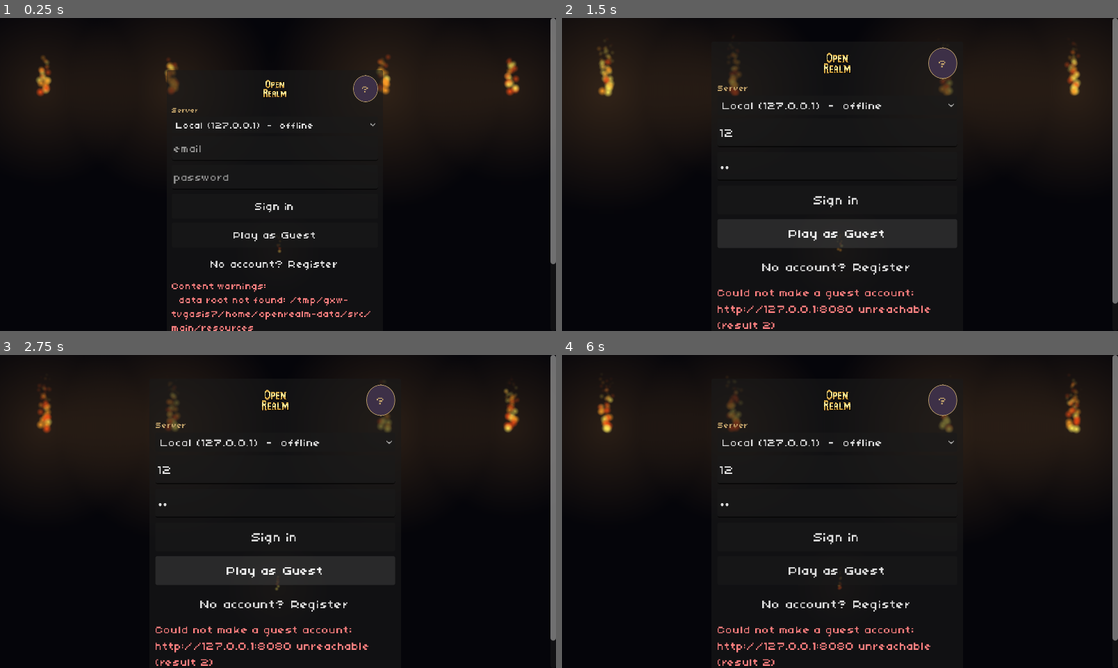
Above: before the commit, frames 1-4 (two rows, left to right).
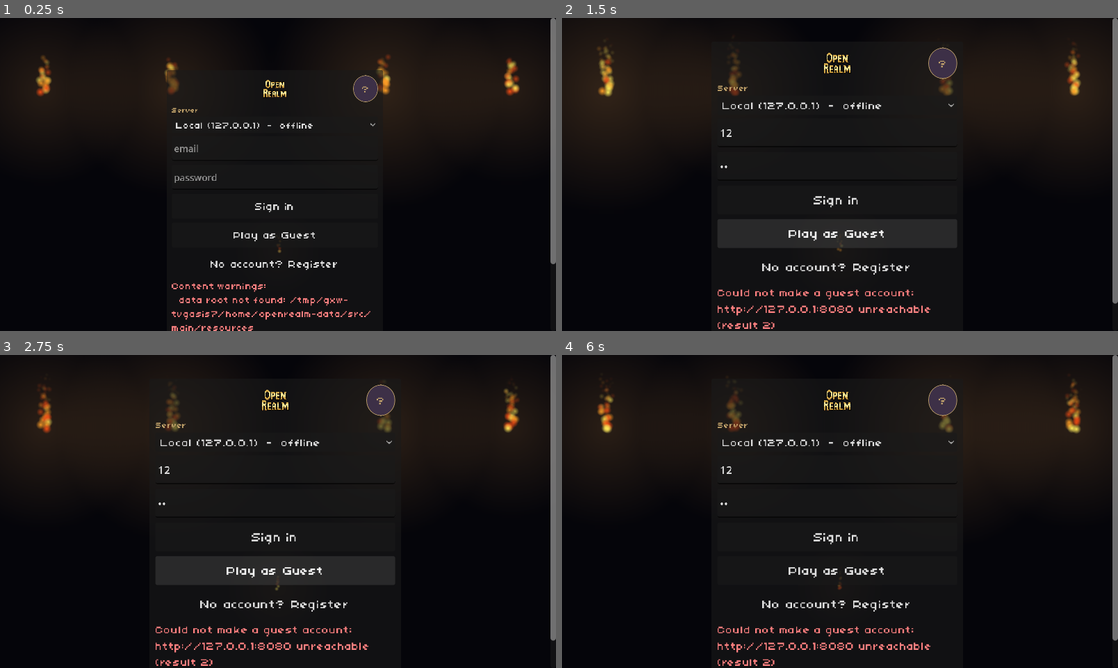
Above: after the commit, the same moments.

Repository: ruusey/openrealm-godot-client
Game: Godot game, scene res://scenes/main.tscn
The game is run twice, just before and just after one commit, with the same random seed, the same clock (stepped at 60 frames per second) and the same inputs.
Inputs (mouse positions are in pixels of both pictures, inside the frame that each line leads up to):
- Up to frame 1 (0.25 s): no input
- Up to frame 2 (1.5 s): click (840, 149) at 0.52 s; type "12" at 0.6 s; click (840, 177) at 0.75 s; type "12" at 0.83 s; click "Play as Guest" at 1.25 s
- Up to frame 3 (2.75 s): click "Play as Guest" at 2 s
- Up to frame 4 (6 s): click "?" at 2.75 s; click "Local (127.0.0.1) - offline" at 3.5 s; click "Sign in" at 4.25 s; click "No account? Register" at 5 s; click "X" at 5.75 s

The runs differ from the first frame. In frame 1, 0.2% of the frame differs, in the area x 31-42%, y 40-53%; in frame 2, less than 0.1%; in frame 3, less than 0.1%; in frame 4, less than 0.1%.

Commit message:
Phone menu items, loot window on screen, Open Sans for inputs and non-ASCII fallback

Diff:
--- a/assets/fonts/game_font.tres
+++ b/assets/fonts/game_font.tres
@@ -1,10 +1,9 @@
 [gd_resource type="FontVariation" load_steps=3 format=3]
 
 [ext_resource type="FontFile" path="res://assets/fonts/oryx-simplex.ttf" id="1_oryx"]
-
-[sub_resource type="SystemFont" id="SystemFont_fallback"]
+[ext_resource type="FontFile" path="res://assets/fonts/open-sans-semibold.woff2" id="2_text"]
 
 [resource]
-fallbacks = Array[Font]([SubResource("SystemFont_fallback")])
+fallbacks = Array[Font]([ExtResource("2_text")])
 base_font = ExtResource("1_oryx")
 spacing_space = -5
--- /dev/null
+++ b/assets/fonts/ui_theme.tres
@@ -0,0 +1,7 @@
+[gd_resource type="Theme" load_steps=2 format=3]
+
+[ext_resource type="FontFile" path="res://assets/fonts/open-sans-semibold.woff2" id="1_text"]
+
+[resource]
+LineEdit/fonts/font = ExtResource("1_text")
+TextEdit/fonts/font = ExtResource("1_text")
--- a/project.godot
+++ b/project.godot
@@ -37,6 +37,7 @@
 
 [gui]
 
+theme/custom="res://assets/fonts/ui_theme.tres"
 theme/custom_font="res://assets/fonts/game_font.tres"
 
 [input]
--- a/scripts/ui/dialogue_prompt.gd
+++ b/scripts/ui/dialogue_prompt.gd
@@ -13,10 +13,13 @@
 const WIDTH := 520.0
 const HEADER_SIZE := 18
 const BODY_SIZE := 14
+## On a phone the tip sits between the vitals and Menu when this fits there.
+const PHONE_MIN_WIDTH := 280.0
 
 var state: RealmState
 var content: GameData
 
+var _top: CenterContainer
 var _panel: PanelContainer
 var _header: Label
 var _body: Label
@@ -36,11 +39,11 @@
 	# Above the world, alongside the realm banner (which sits at the very top).
 	layer = 11
 	visible = false
-	var top := CenterContainer.new()
-	top.set_anchors_preset(Control.PRESET_TOP_WIDE)
-	top.offset_top = MARGIN_TOP
-	top.mouse_filter = Control.MOUSE_FILTER_IGNORE
-	add_child(top)
+	_top = CenterContainer.new()
+	_top.set_anchors_preset(Control.PRESET_TOP_WIDE)
+	_top.offset_top = MARGIN_TOP
+	_top.mouse_filter = Control.MOUSE_FILTER_IGNORE
+	add_child(_top)
 	_panel = PanelContainer.new()
 	_panel.custom_minimum_size = Vector2(WIDTH, 0)
 	_panel.mouse_filter = Control.MOUSE_FILTER_IGNORE
@@ -51,7 +54,7 @@
 	style.set_corner_radius_all(8)
 	style.set_content_margin_all(12)
 	_panel.add_theme_stylebox_override("panel", style)
-	top.add_child(_panel)
+	_top.add_child(_panel)
 	var column := VBoxContainer.new()
 	column.add_theme_constant_override("separation", 4)
 	column.mouse_filter = Control.MOUSE_FILTER_IGNORE
@@ -103,7 +106,29 @@
 		_header.visible = _header.text != ""
 		_body.text = String(trigger.get("text", ""))
 		_body.visible = _body.text != ""
+	if PhoneLayout.on:
+		_fit_phone()
 	visible = true
+
+
+## Clear of the Menu, Bag and Chat column: between it and the vitals, or
+## under the map and the stars when that gap is too narrow.
+func _fit_phone() -> void:
+	var screen := TouchScale.view_size(_top)
+	var left := PhoneLayout.MARGIN + PhoneLayout.VITALS_WIDTH + PhoneLayout.GAP
+	var right := PhoneLayout.buttons_at(screen).x - PhoneLayout.GAP
+	var width := minf(WIDTH, right - left)
+	_top.set_anchors_preset(Control.PRESET_TOP_LEFT)
+	if width >= PHONE_MIN_WIDTH:
+		_top.position = Vector2(left, PhoneLayout.MARGIN)
+		_top.size = Vector2(right - left, 0.0)
+	else:
+		width = minf(WIDTH, screen.x - PhoneLayout.MARGIN * 2.0)
+		_top.position = Vector2(PhoneLayout.MARGIN, PhoneLayout.under_map() + PhoneLayout.CHIP_ROW * 2.0)
+		_top.size = Vector2(screen.x - PhoneLayout.MARGIN * 2.0, 0.0)
+	_panel.custom_minimum_size.x = width
+	_header.custom_minimum_size.x = width - 24.0
+	_body.custom_minimum_size.x = width - 24.0
 
 
 ## The index of the trigger the player is inside, skipping spent `once` ones, or -1.
--- a/scripts/ui/how_to_controls.gd
+++ b/scripts/ui/how_to_controls.gd
@@ -12,7 +12,7 @@
 
 const KEY_COLOUR := "#ffe9a8"
 const KEY_BACK := "#2a2430"
-const REBIND := "Keys can be rebound under [b]Esc → Options → Controls[/b]."
+const REBIND := "Keys can be rebound under [b]Esc > Options > Controls[/b]."
 
 
 ## [what, keys] in the order the table lists them: the touch buttons with
--- a/scripts/ui/hud_widgets.gd
+++ b/scripts/ui/hud_widgets.gd
@@ -13,6 +13,8 @@
 const TEXT_SIZE := 12
 const CAPTION := Color(0.7, 0.7, 0.75)
 const STAR_GOLD := Color("ffd34d")
+## The plain font, for prose and anything typed: the game font has ASCII only.
+const TEXT_FONT := preload("res://assets/fonts/open-sans-semibold.woff2")
 
 ## Cached star textures, keyed by size and colour.
 static var _star_icons := {}
--- a/scripts/ui/loot_window.gd
+++ b/scripts/ui/loot_window.gd
@@ -14,6 +14,8 @@
 const CHEST_REACH := 32.0
 const CHEST_COLUMNS := 5
 const VAULT_OBJECTIVE := "STORE_IN_VAULT"
+## Beside the bag only while that leaves it at least this big; else over the bag.
+const MIN_BESIDE_SCALE := 0.75
 
 var state: RealmState
 var content: GameData
@@ -108,10 +110,22 @@
 		_rescan()
 	if not visible:
 		return
-	_root.position = at.call()
-	PanelFit.shrink(_root, Vector2.ZERO)   # about its top-left, where it is pinned
+	_place()
 	if _tooltip.visible:
 		_tooltip.follow(_root.get_global_mouse_position())
+
+
+## Pinned by its top-left and shrunk to the screen left of and below that
+## corner, not to the whole screen: a phone's bag leaves little room beside it.
+func _place() -> void:
+	var view := TouchScale.view_size(_root)
+	var corner: Vector2 = at.call()
+	var room := view - corner - Vector2.ONE * PanelFit.MARGIN
+	if PanelFit.factor(_root.size, room) < MIN_BESIDE_SCALE:
+		corner.x = PanelFit.MARGIN
+		room = view - corner - Vector2.ONE * PanelFit.MARGIN
+	_root.position = corner
+	PanelFit.shrink(_root, Vector2.ZERO, PanelFit.MARGIN, room)
 
 
 ## Re-finds the bag at the player's feet and refreshes the strip if it changed.
--- a/scripts/ui/quest_card.gd
+++ b/scripts/ui/quest_card.gd
@@ -53,7 +53,11 @@
 	category.size_flags_horizontal = Control.SIZE_EXPAND_FILL
 	line.add_child(category)
 	if int(quest.get("stars", 0)) > 0:
-		line.add_child(HudWidgets.label("★ %d" % int(quest.get("stars", 0)), 11, TagStyles.STAR_GOLD))
+		var star := TextureRect.new()
+		star.texture = HudWidgets.star_icon(11)
+		star.stretch_mode = TextureRect.STRETCH_KEEP_CENTERED
+		line.add_child(star)
+		line.add_child(HudWidgets.label(str(int(quest.get("stars", 0))), 11, TagStyles.STAR_GOLD))
 	column.add_child(_wrapped(String(quest.get("desc", "")), 13, Color("b9c2d4")))
 
 	for objective in quest.get("objectives", []):
--- a/scripts/ui/terms_gate.gd
+++ b/scripts/ui/terms_gate.gd
@@ -60,6 +60,8 @@
 	body.selection_enabled = true
 	body.focus_mode = Control.FOCUS_ALL
 	body.custom_minimum_size = Vector2(WIDTH - 24, BODY_HEIGHT)
+	body.add_theme_font_override("normal_font", HudWidgets.TEXT_FONT)
+	body.add_theme_font_override("bold_font", HudWidgets.TEXT_FONT)
 	body.add_theme_font_size_override("normal_font_size", 13)
 	body.add_theme_font_size_override("bold_font_size", 13)
 	body.add_theme_stylebox_override("normal", _box(Color(0.05, 0.04, 0.06), 8))
--- a/scripts/ui/terms_text.gd
+++ b/scripts/ui/terms_text.gd
@@ -9,7 +9,7 @@
 
 const TITLE := "Terms of Use & Privacy Policy"
 const SUBTITLE := "Please read the terms below. The I Agree button unlocks once you've scrolled to the end."
-const SCROLL_HINT := "Scroll down to read all terms ↓"
+const SCROLL_HINT := "Scroll down to read all terms"
 
 const BODY := """[color=#8a8078]Copyright © 2024–2026 Robert Usey <ruusey@gmail.com>. All Rights Reserved.[/color]
 
--- a/scripts/ui/touch_controls.gd
+++ b/scripts/ui/touch_controls.gd
@@ -35,8 +35,10 @@
 var _menu := TouchMenu.new()
 ## With the phone layout Menu, Bag and Chat sit by the map and Menu opens a grid.
 var _phone := PhoneLayout.on
-var _bar: PhoneBar
-var _phone_menu: PhoneMenu
+## Built with the layer, not in _ready: `link` fills the menu before the
+## screens join the tree.
+var _bar: PhoneBar = PhoneBar.new() if _phone else null
+var _phone_menu: PhoneMenu = PhoneMenu.new() if _phone else null
 var _open_chat := Callable()   # the Chat button's; wired by `link`
 var _escape := Callable()      # the Nexus button's; wired by `set_escape`
 var _companion := Callable()   # the companion button's; wired by `set_companion`
@@ -78,8 +80,6 @@
 	add_child(_cluster)
 	add_child(_menu)
 	if _phone:
-		_bar = PhoneBar.new()
-		_phone_menu = PhoneMenu.new()
 		_bar.menu.connect(_phone_menu.toggle)
 		_bar.bag.connect(func() -> void: inventory.toggle())
 		_bar.chat.connect(func() -> void: if _open_chat.is_valid(): _open_chat.call())
--- a/tests/visual/capture.gd
+++ b/tests/visual/capture.gd
@@ -129,7 +129,7 @@
 	stage.add_child(bag)
 	chat.avoid = bag.covered
 	# The chest at our feet: only for its scenario, as the bag is.
-	if scenario == "vault":
+	if scenario == "vault" or scenario.begins_with("phone_loot"):
 		var loot := LootWindow.new()
 		loot.setup(state, content, InventoryActions.new(state, null, content), bag.beside)
 		stage.add_child(loot)
@@ -226,7 +226,7 @@
 		stage.add_child(touch)
 		touch.pixel_ratio = 2.0
 		touch.enable(true)
-		bag.shown = scenario == "phone_bag"
+		bag.shown = scenario in ["phone_bag", "phone_loot_bag"]
 		var none := func() -> void: pass
 		touch.link([["Character", none], ["Skills", none], ["Quests", none], ["Leaderboard", none],
 			["Options", none], ["Companion", none]], chat.toggle_line)
--- a/tests/visual/scenarios.gd
+++ b/tests/visual/scenarios.gd
@@ -36,7 +36,7 @@
 
 static func names() -> Array:
 	return ["terrain", "entities", "ysort", "bullets", "collision", "overlap",
-		"walk_left", "walk_right", "walk_up", "walk_down", "walls" …(861 unchanged characters)… hone_menu", "phone_chat", "phone_map", "login_account", "wall_plus", "buy_fame", "buy_fame_waiting"]
+		"walk_left", "walk_right", "walk_up", "walk_down", "walls" …(861 unchanged characters)… hone_menu", "phone_chat", "phone_map", "phone_loot", "phone_loot_bag", "login_account", "wall_plus", "buy_fame", "buy_fame_waiting"]
 
 
 ## A second step, applied after the first rendered frame, for scenarios whose
@@ -116,6 +116,7 @@
 		"companions": _companions(state)
 		"phone_play", "phone_bag", "phone_menu", "phone_chat": _phone_play(state)
 		"phone_map": _minimap(state)
+		"phone_loot", "phone_loot_bag": _phone_loot(state)
 		"quest_complete": _quest_complete(state)
 		"trails": _trails(state)
 		"billboards": _billboards(state)
@@ -866,6 +867,14 @@
 	_said(state, "SYSTEM", "Mingau has entered the realm and this line is long enough to wrap")
 
 
+## A phone standing on a bag of three.
+static func _phone_loot(state: RealmState) -> void:
+	_phone_play(state)
+	state.apply_packet("LoadPacket", {"containers": [{"lootContainerId": 9, "tier": 1,
+		"isChest": false, "items": [_item(51), _item(846), _item(3012)],
+		"pos": {"x": state.local.position.x, "y": state.local.position.y}}]})
+
+
 ## Two companions on the bench, one out, with gear, stats short of the caps
 ## and points to spend.
 static func _companions(state: RealmState) -> void:
Binary file added: assets/fonts/open-sans-semibold.woff2
Not shown, added: assets/fonts/open-sans-semibold.woff2.import
Binary file changed: tests/visual/reference/how_to.png
Binary file changed: tests/visual/reference/login.png
Binary file changed: tests/visual/reference/login_delete.png
Binary file changed: tests/visual/reference/loot_preview.png
Binary file changed: tests/visual/reference/quests.png
Binary file changed: tests/visual/reference/terms.png
